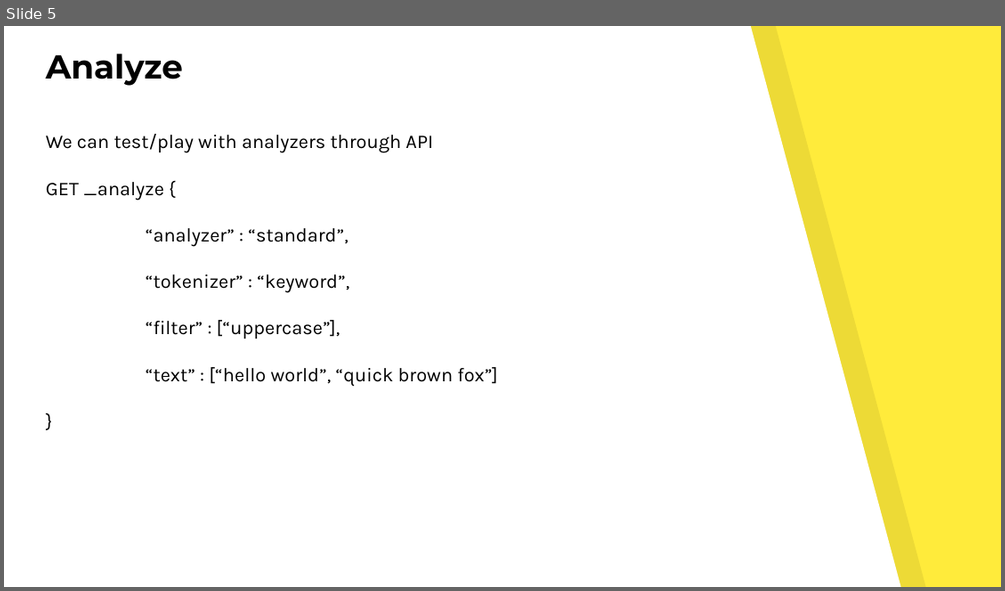
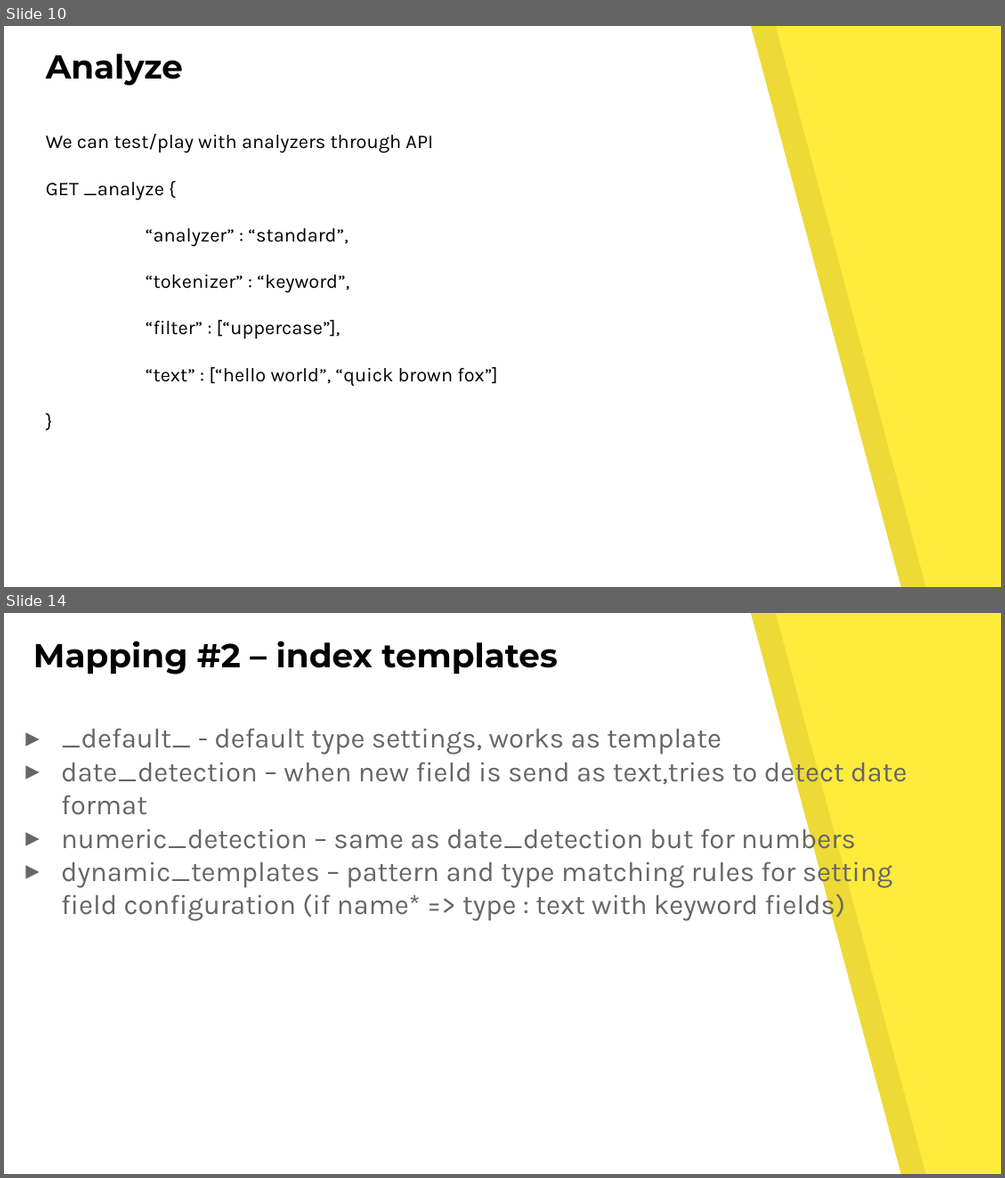
Before and after one commit to kucera-jan-cz/elasticsearch-course, a slide deck: 02 - search.pptx. Shown one above the other, each under a label of ours: slide 5 before the commit, slides 10 and 14 after it; the slides between them are not shown. The pictures are 1005x591 and 1005x1178 pixels, drawn with LibreOffice and Linux fonts; fonts in the diff are those of the drawing. Boxes give left, top, right and bottom in pixels: in the first picture for what was removed or moved away, otherwise in the second. Text is boxed around its words. In the diff, an @@ line names an element or a change of style, - is before the commit and + after.

```diff
--- a/02 - search.pptx
+++ b/02 - search.pptx
@@ slide 14 added at bbox=[4, 613, 1001, 1174], background #FFEB3B; not listed: 2 template elements that a slide beside it also shows @@
@@ title added at bbox=[33, 641, 557, 674], 24 pt, text #000000, bold @@
+Mapping #2 – index templates
@@ text added at bbox=[61, 728, 906, 922], 20 pt, text #666666 @@
+▸ _default_ - default type settings, works as template
+▸ date_detection – when new field is send as text,tries to detect date format
+▸ numeric_detection – same as date_detection but for numbers
+▸ dynamic_templates – pattern and type matching rules for setting field configuration (if name* => type : text with keyword fields)
@@ what was slide 5 is now slide 10 @@
```
Also in this commit, not shown: 3 slides changed, 4 other slides added, 1 other file.
